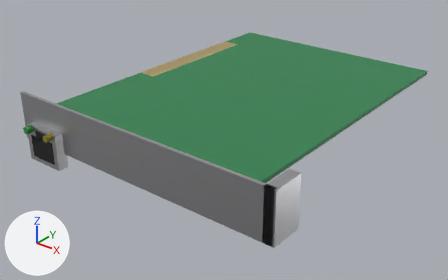
Two versions of the glTF model assets/card_e1000.glb, one commit apart.
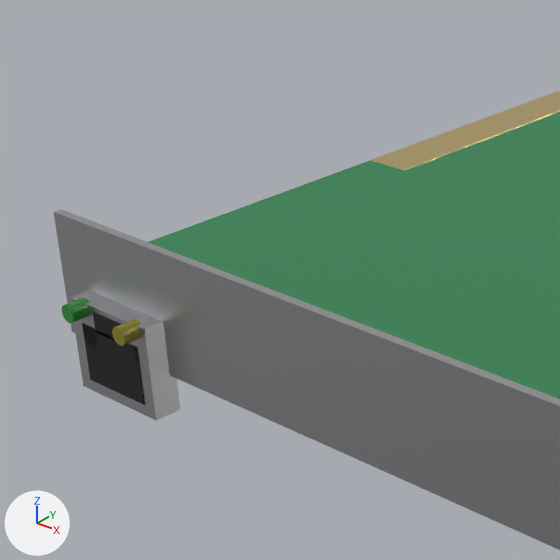
Old and new are each drawn whole from a 50 mm lens placed at (0.1849, -0.2104, 0.0905), pointed at (0.0464, -0.0373, -0.0169) and again close up on the part from 0% to 47% of the width and 4% to 80% of the height. The axes (+X, +Y, +Z) are drawn at lower left. The lights are the same throughout. The first two pictures are the older version. Where no turn or scale is listed for an object, it has been applied to the vertices. Vertices at exactly the same position are counted once.

The first close-up shows 'card_e1000_body', 'led_eth0_link' and 1 more.
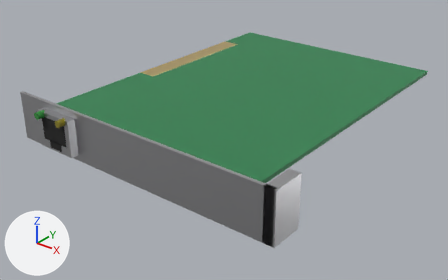
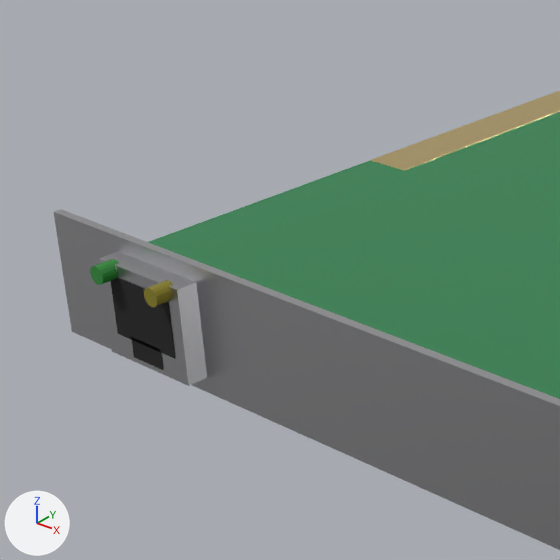
The change, as JSON lines over the scene's bpy script:
```json
{"block": "me_card_e1000_body", "where": "# used by ob_card_e1000_body; location = (0.043, -0.0173, -0.003)"}
{"op": "remove", "block": "me_card_e1000_body", "code": "me_card_e1000_body.from_pydata(...)  # 88 vertices, 132 faces; spans x -0.049..0.066, y -0.0796..0.0675, z -0.0115..0.012"}
{"op": "add", "block": "me_card_e1000_body", "code": "me_card_e1000_body.from_pydata(...)  # 88 vertices, 132 faces; spans x -0.049..0.066, y -0.0796..0.0675, z -0.0108..0.012"}
{"block": "me_card_e1000_body", "change": "me_card_e1000_body part 1: the loose piece of 8 vertices spanning x -0.039..-0.023, y -0.0795..-0.0755, z -0.0115..0.002 is moved by (0.008, 0.0, 0.0078)"}
{"block": "me_card_e1000_body", "change": "me_card_e1000_body part 2: the loose piece of 8 vertices spanning x -0.0369..-0.0251, y -0.0796..-0.0776, z -0.0098..-0.0013 is moved by (0.008, 0.0, 0.0094)"}
{"block": "me_card_e1000_body", "change": "me_card_e1000_body part 3: the loose piece of 8 vertices spanning x -0.034..-0.028, y -0.0796..-0.0776, z -0.0018..0.0012 is moved by (0.008, 0.0, -0.0012)"}
{"op": "set", "path": "ob_led_eth0_link.location", "old": "(0.0065, -0.0976, -0.002)", "new": "(0.0145, -0.0976, 0.0058)"}
```

Changed parts and their boxes (x1, y1, x2, y2) in the close-ups (560 x 560 px; the box of a moved part takes in the faces that stretch with it):
```json
{"object": "led_eth0_link", "change": "moved", "before": [62, 298, 89, 323], "after": [90, 259, 119, 285]}
{"part": 1, "of": "me_card_e1000_body", "change": "moved or reshaped", "before": [70, 290, 180, 421], "after": [99, 252, 207, 386]}
{"part": 2, "of": "me_card_e1000_body", "change": "moved or reshaped", "before": [82, 323, 145, 405], "after": [111, 277, 175, 359]}
{"part": 3, "of": "me_card_e1000_body", "change": "moved or reshaped", "before": [93, 312, 121, 341], "after": [131, 337, 163, 370]}
```
